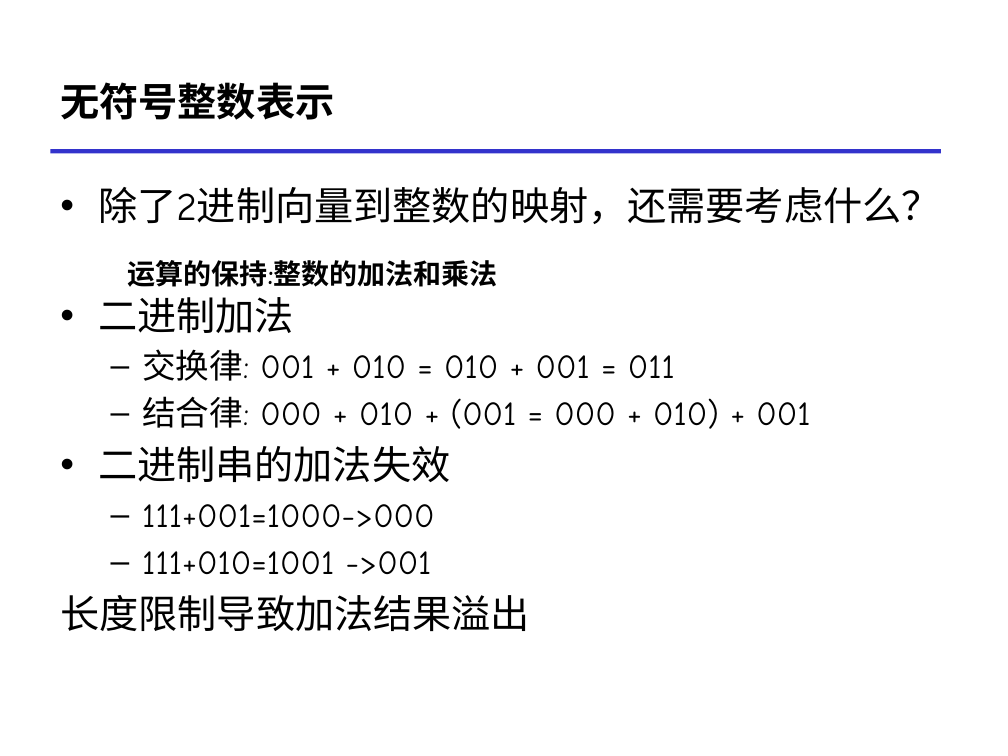
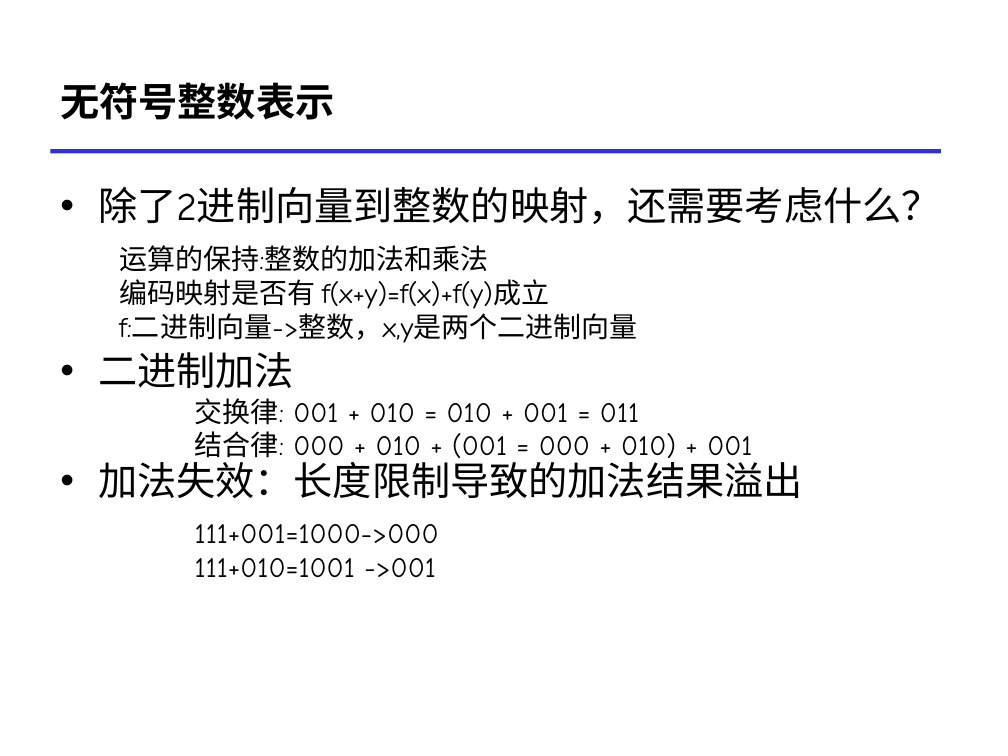
Before and after one commit to RUCICS/ICS1-2024-Preparation, a slide deck: slide 25 of 数的表示MoocDemo.pptx (slide 20 before the commit). Drawn at 1008x756 pixels with LibreOffice and Linux fonts; fonts in the diff are those of the drawing. Boxes give left, top, right and bottom in pixels: in the first picture for what was removed or moved away, otherwise in the second. Text is boxed around its words. In the diff, an @@ line names an element or a change of style, - is before the commit and + after.

```diff
--- a/数的表示MoocDemo.pptx
+++ b/数的表示MoocDemo.pptx
@@ text "运算的保持:整数的加法和乘法": place and size @@
-text "运算的保持:整数的加法和乘法" at [128,260,498,287]
+text "运算的保持:整数的加法和乘法" at [119,245,638,343]
@@ text at [119,245,489,272]: bold off in "运算的保持:整数的加法和乘法" @@
@@ text at [119,279,638,343]: paragraphs added @@
+编码映射是否有 f(x+y)=f(x)+f(y)成立
+f:二进制向量->整数，x,y是两个二进制向量
@@ text added at [195,398,752,465], 20 pt, text #000000 @@
+  交换律: 001 + 010 = 010 + 001 = 011
+  结合律: 000 + 010 + (001 = 000 + 010) + 001
@@ text at [98,455,803,498]: text changed; size 24 to 28 pt @@
-  – 交换律: 001 + 010 = 010 + 001 = 011
-  – 结合律: 000 + 010 + (001 = 000 + 010) + 001
-• 二进制串的加法失效
-  – 111+001=1000->000
-  – 111+010=1001 ->001
-长度限制导致加法结果溢出
+• 加法失效：长度限制导致的加法结果溢出
@@ text added at [195,524,439,577], 20 pt, text #000000 @@
+  111+001=1000->000
+  111+010=1001 ->001
```
Also in this commit, not shown: 4 other slides changed, 36 slides added.
